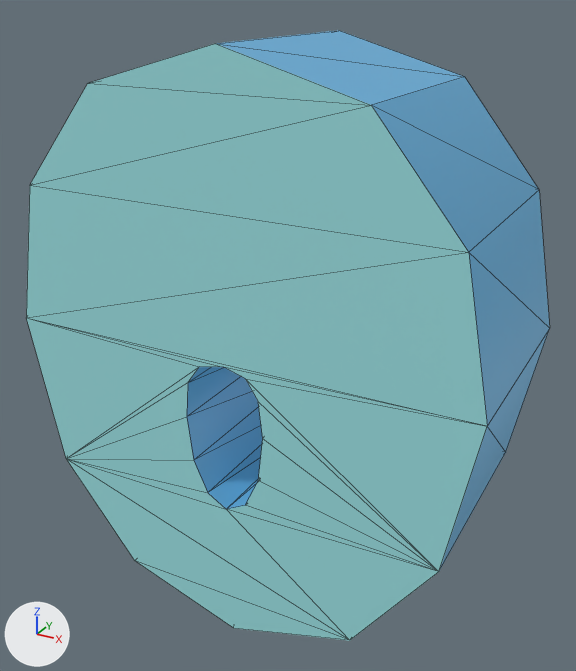
Two versions of the glTF model scene/models/alphaNum/o.glb, one commit apart.
Before and after are seen from a camera (50 mm lens) standing at (0.298, -0.536, 0.497) and looking at (0.0, 0.004, 0.227). Lighting does not change. The marker at lower left points along +X, +Y and +Z. Mesh edges are drawn as thin lines. Objects named as collision shapes, trigger or cutter boxes, shadow casters or lower levels of detail are left out. Where no turn or scale is listed for an object, it has been applied to the vertices.

Script lines for the objects in view, before the commit:
```python
mat_dark = principled_material('Dark')
mat_dark.base_color = (0.101, 0.338, 0.562)  # blue #599dc6
mat_dark.emission_color = (0.02, 0.0673, 0.113)  # dark blue #27495e
mat_dark.emission_strength = 1.0
mat_light = principled_material('Light')
mat_light.base_color = (0.251, 0.566, 0.581)  # cyan #89c6c8
mat_light.emission_color = (0.05, 0.113, 0.115)  # dark cyan #3f5e5f
mat_light.emission_strength = 1.0
me_text_053 = bpy.data.meshes.new('Text.053')
me_text_053.from_pydata(...)  # 48 vertices, 96 faces; spans x -0.203..0.196, y -0.09..0.09, z -0.016..0.463
# faces by material slot: [48, 48]
me_text_053.materials.append(mat_dark)  # blue #599dc6
me_text_053.materials.append(mat_light)  # cyan #89c6c8
ob_o = bpy.data.objects.new('o', me_text_053)
ob_o.location = (0.0, 0.0, 0.0)
```
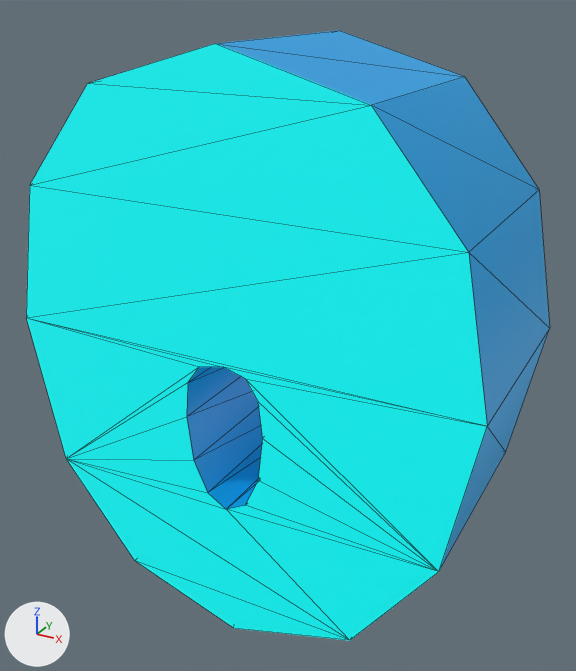
Location of each change, [x1, y1, x2, y2] in pixels of the pictures (576 x 671 px):
'o', recoloured
    both: [26, 30, 550, 641]

The change, as a diff of the scene's bpy script:
```diff
--- a/scene/models/alphaNum/o.glb.py
+++ b/scene/models/alphaNum/o.glb.py
@@ mat_light @@
 mat_light = principled_material('Light')
-mat_light.base_color = (0.251, 0.566, 0.581)  # cyan #89c6c9
-mat_light.emission_color = (0.05, 0.113, 0.115)  # dark cyan #3f5e5f
+mat_light.base_color = (0.0, 1.0, 1.0)  # cyan #00ffff
+mat_light.emission_color = (0.0, 0.2, 0.2)  # dark cyan #007c7c
 mat_light.emission_strength = 1.0
@@ mat_dark @@
 mat_dark = principled_material('Dark')
-mat_dark.base_color = (0.101, 0.338, 0.562)  # blue #599dc6
-mat_dark.emission_color = (0.02, 0.0673, 0.113)  # dark blue #27495e
+mat_dark.base_color = (0.0, 0.296, 0.651)  # cyan #0094d3
+mat_dark.emission_color = (0.0, 0.0592, 0.13)  # dark blue #004565
 mat_dark.emission_strength = 1.0
```
